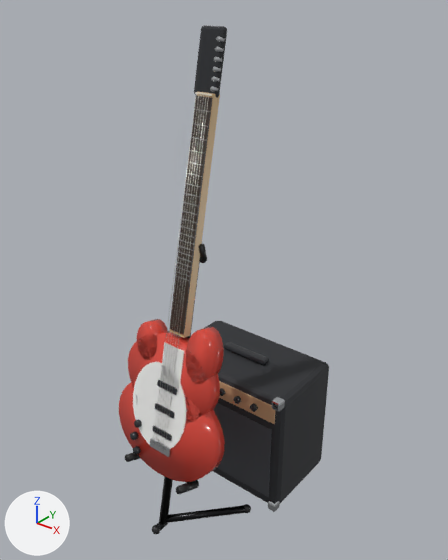
One commit to the glTF model web/public/assets/models/hobbies/guitarElectric.glb: the scene before it, then after it.
The view is the same before and after, from a camera (50 mm lens) standing at (0.985, -1.062, 1.472) and looking at (0.011, 0.156, 0.717). Lighting does not change. The marker at lower left points along +X, +Y and +Z. The picture after the commit comes second. Where no turn or scale is listed for an object, it has been applied to the vertices. Vertices at exactly the same position are counted once.

The first picture shows 'guitar', 'stand'.
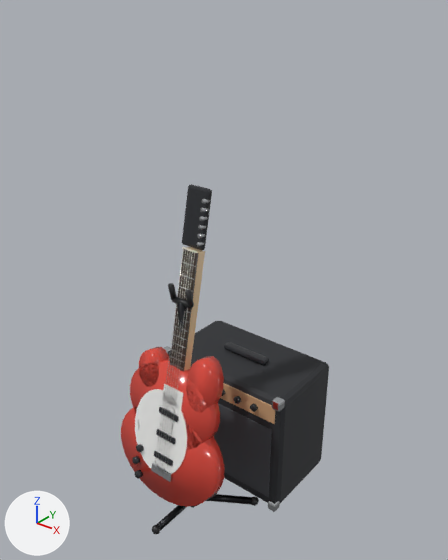
What changed in the scene script:
```text
Change me_guitar:
    used by ob_guitar; location = (0.0, -0.106, 0.21)
    remove me_guitar.from_pydata(...)  # 888 vertices, 1572 faces; spans x -0.18..0.18, y -0.029..0.256, z -0.005..1.164
    add me_guitar.from_pydata(...)  # 840 vertices, 1500 faces; spans x -0.18..0.18, y -0.029..0.195, z -0.005..0.881
    me_guitar part 1: 324 vertices moved from x -0.046..0.04, y 0.032..0.256, z 0.269..1.164 to x -0.046..0.04, y 0.038..0.195, z 0.298..0.881; 12 vertices removed from x -0.025..0.025, y 0.106..0.228, z 0.592..1.02; 4 vertices added at x -0.025..0.025, y 0.141..0.166, z 0.719..0.724
    me_guitar part 2: 12 faces spanning x -0.024..0.024, y 0.133..0.138, z 0.724..0.729 switch from mat_fret (light grey #c9cbcc) to mat_bone (pale yellow #efe8d8)
    other edits to the shape of me_guitar do not show in these pictures
Change me_stand:
    used by ob_stand; location = (0.0, 0.0, 0.0)
    remove me_stand.from_pydata(...)  # 838 vertices, 1564 faces; spans x -0.23..0.23, y -0.164..0.42, z 0.0..0.867
    add me_stand.from_pydata(...)  # 838 vertices, 1564 faces; spans x -0.23..0.23, y -0.164..0.42, z 0.0..0.757
    me_stand part 3: the loose piece of 42 vertices spanning x 0.146..0.174, y 0.066..0.094, z 0.0..0.028 is moved by (0.0, 0.04, 0.0)
    me_stand part 4: the loose piece of 16 vertices spanning x 0.022..0.038, y 0.032..0.058, z 0.818..0.867 is moved by (0.0, -0.055, -0.11)
    me_stand part 5: the loose piece of 16 vertices spanning x -0.038..-0.022, y 0.032..0.058, z 0.818..0.867 is moved by (0.0, -0.055, -0.11)
    me_stand part 6: the loose piece of 16 vertices spanning x -0.03..0.03, y 0.041..0.059, z 0.811..0.829 is moved by (0.0, -0.055, -0.11)
    me_stand part 7: 92 of 838 vertices moved; they spanned x -0.169..0.169, y -0.156..0.087, z 0.003..0.823 and now span x -0.167..0.167, y -0.104..0.129, z 0.003..0.71; mean shift (0.0, 0.068, -0.043); largest move (0.0, -0.133, 0.023) -> (0.0, 0.013, 0.02)
    other edits to the shape of me_stand do not show in these pictures
Change ob_guitar:
    ob_guitar.location: (0.0, -0.106, 0.21) -> (0.0, -0.106, 0.12)
```

Where the change shows, as pixel boxes (x1, y1, x2, y2) in the pictures (448 x 560 px; the box of a moved part takes in the faces that stretch with it):
'guitar', reshaped, moved (29% shorter)
    before: (119, 25, 227, 482)
    after: (121, 184, 225, 507)
'stand', reshaped (13% narrower, 14% shorter)
    before: (125, 243, 329, 534)
    after: (152, 283, 329, 534)
part 1 of me_guitar, moved or reshaped
    before: (153, 25, 227, 450)
    after: (154, 184, 212, 475)
part 2 of me_guitar, recoloured
    before: (178, 251, 192, 257)
    after: (182, 247, 198, 253)
part 3 of me_stand, moved or reshaped
    before: (244, 504, 251, 513)
    after: (252, 496, 259, 506)
part 4 of me_stand, moved or reshaped
    before: (199, 243, 207, 262)
    after: (185, 290, 194, 307)
part 5 of me_stand, moved or reshaped (not visible before)
    after: (168, 283, 177, 300)
part 6 of me_stand, moved or reshaped
    before: (199, 257, 206, 263)
    after: (172, 297, 192, 309)
part 7 of me_stand, moved or reshaped
    before: (125, 262, 245, 530)
    after: (156, 303, 252, 530)
